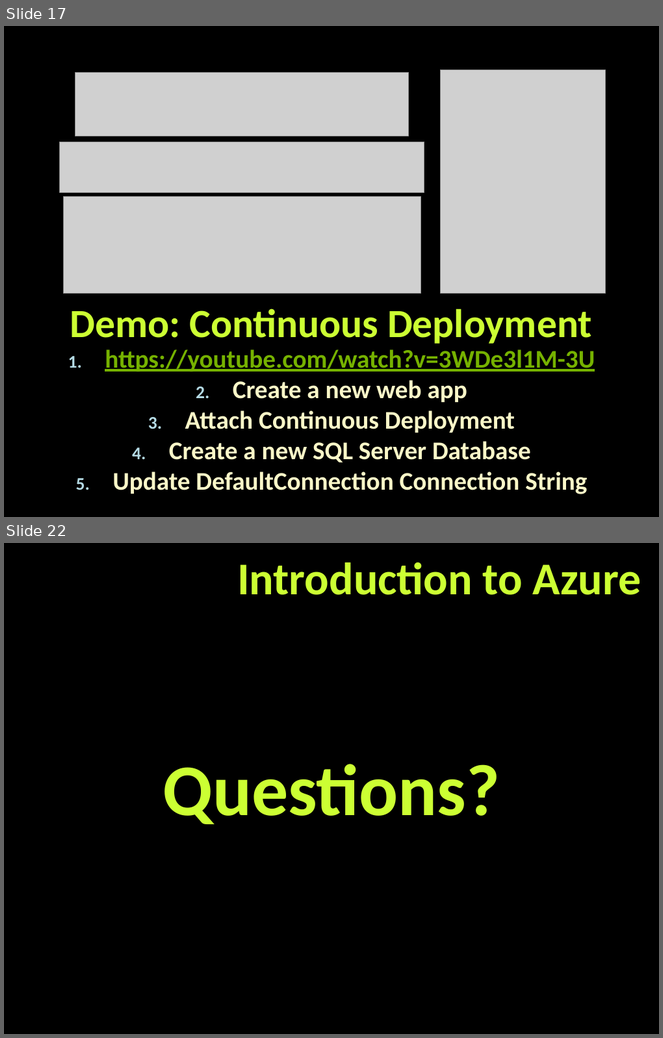
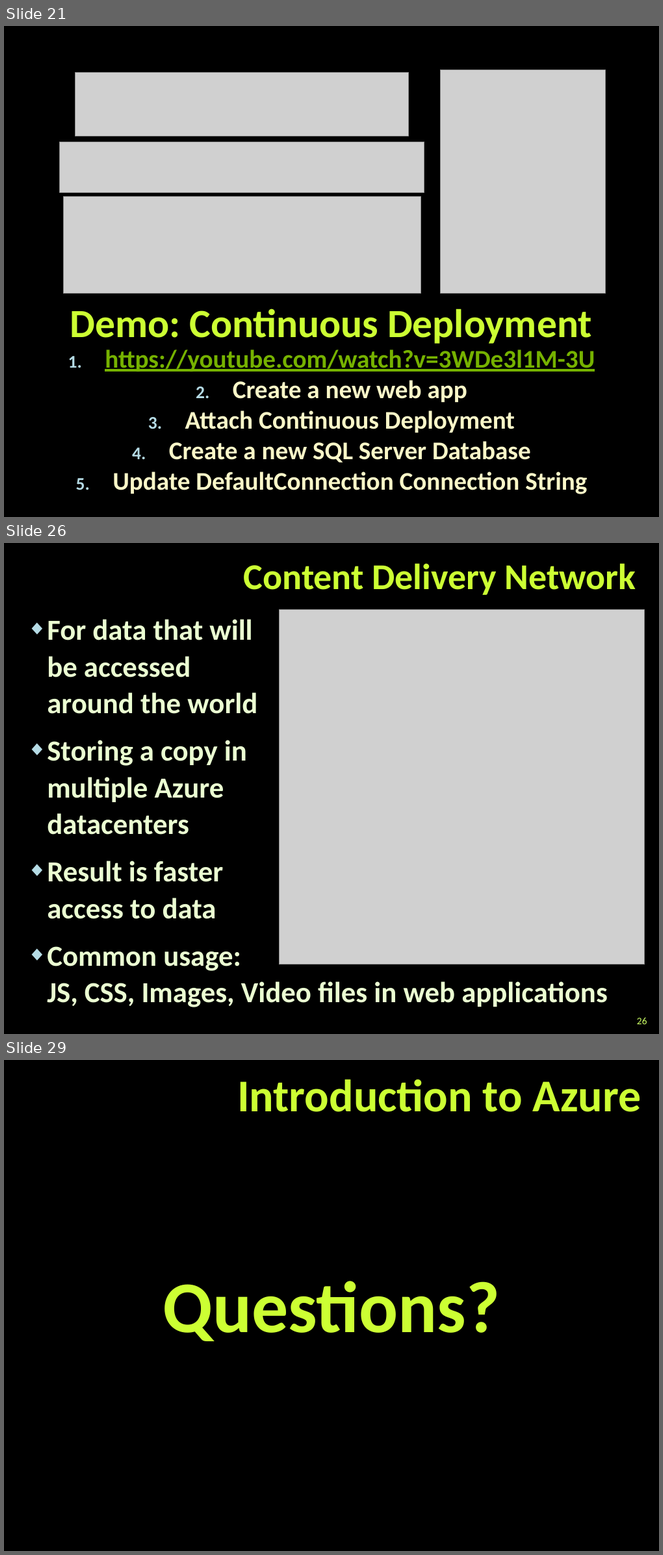
Before and after one commit to TelerikAcademy/Web-Services-and-Cloud, a slide deck: 09. Intro-to-Azure/Intro-to-Azure.pptx. Shown one above the other, each under a label of ours: slides 17 and 22 before the commit, slides 21, 26 and 29 after it; the slides between them are not shown. The pictures are 663x1038 and 663x1555 pixels, drawn with LibreOffice and Linux fonts; fonts in the diff are those of the drawing; grey boxes stand for pictures; background and template pictures are left out. Boxes give left, top, right and bottom in pixels: in the first picture for what was removed or moved away, otherwise in the second. Text is boxed around its words. In the diff, an @@ line names an element or a change of style, - is before the commit and + after.

Commit message:
Finished Intro-to-Azure.pptx

```diff
--- a/09. Intro-to-Azure/Intro-to-Azure.pptx
+++ b/09. Intro-to-Azure/Intro-to-Azure.pptx
@@ slide 26 added at (4,543,659,1034), background picture (left out) @@
@@ title added at (244,563,636,595), 40 pt, text #CCFF33, bold @@
+Content Delivery Network
@@ text added at (47,619,608,1008), 32 pt, text #EBFFD2, bold @@
+◆ For data that will
+  be accessed
+  around the world
+◆ Storing a copy in
+  multiple Azure
+  datacenters
+◆ Result is faster
+  access to data
+◆ Common usage:
+  JS, CSS, Images, Video files in web applications
@@ picture added at (279,610,645,965) @@
@@ page number added at (637,1017,648,1025), 11 pt, text #CCFF66 @@
+26
@@ what was slide 17 is now slide 21 @@
@@ what was slide 22 is now slide 29 @@
```
Also in this commit, not shown: 5 slides changed, 7 other slides added, 1 slide removed.
